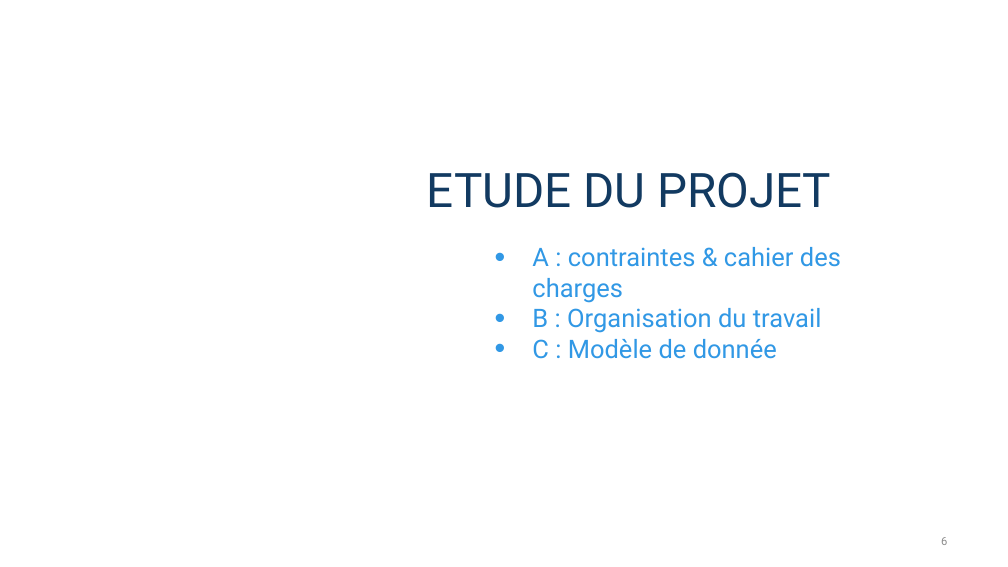
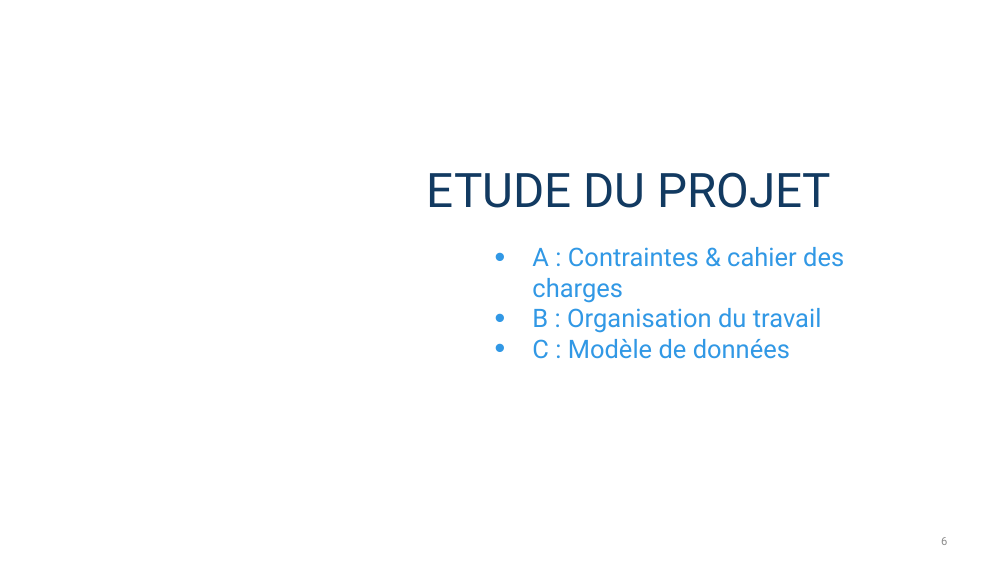
Before and after one commit to ncourvoisier/sar, a slide deck: slide 6 of doc/SoutenanceSAR.pptx. Drawn at 1008x567 pixels with LibreOffice and Linux fonts; fonts in the diff are those of the drawing; background and template pictures are left out. Boxes give left, top, right and bottom in pixels: in the first picture for what was removed or moved away, otherwise in the second. Text is boxed around its words. In the diff, an @@ line names an element or a change of style, - is before the commit and + after.

```diff
--- a/doc/SoutenanceSAR.pptx
+++ b/doc/SoutenanceSAR.pptx
@@ subtitle at bbox=[532, 247, 844, 303]: text changed @@
-• A : contraintes & cahier des charges
+• A : Contraintes & cahier des charges
@@ subtitle at bbox=[532, 339, 790, 359]: text changed @@
-• C : Modèle de donnée
+• C : Modèle de données
```
Also in this commit, not shown: 6 other slides changed, 1 slide removed.
